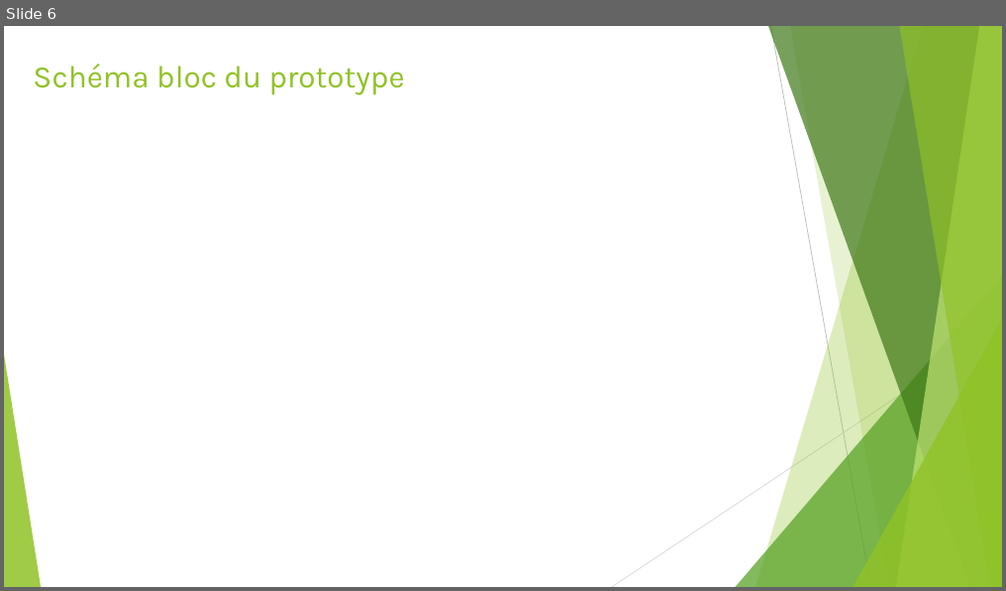
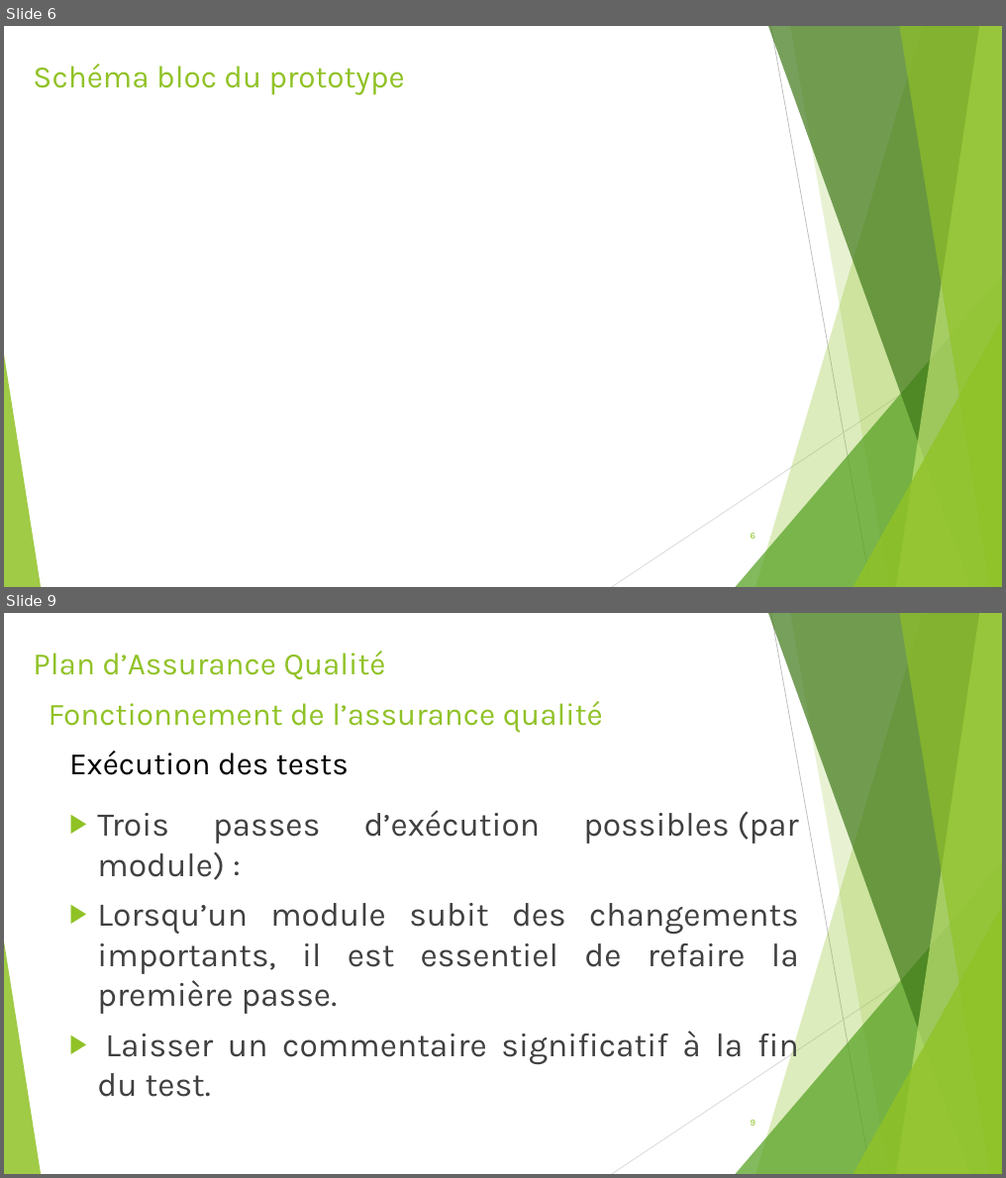
Before and after one commit to gab4321/ProjetS5, a slide deck: Gestion/S5_Revue1_2_Projet.pptx. Shown one above the other, each under a label of ours: slide 6 before the commit, slides 6 and 9 after it; the slides between them are not shown. The pictures are 1006x591 and 1006x1178 pixels, drawn with LibreOffice and Linux fonts; fonts in the diff are those of the drawing. Boxes give left, top, right and bottom in pixels: in the first picture for what was removed or moved away, otherwise in the second. Text is boxed around its words. In the diff, an @@ line names an element or a change of style, - is before the commit and + after.

```diff
--- a/Gestion/S5_Revue1_2_Projet.pptx
+++ b/Gestion/S5_Revue1_2_Projet.pptx
@@ slide 9 added at (x1=4, y1=613, x2=1002, y2=1174), background #FFFFFF; not listed: 10 template elements that a slide beside it also shows @@
@@ title added at (x1=33, y1=651, x2=386, y2=680), 30 pt, text #90C226 @@
+Plan d’Assurance Qualité
@@ text added at (x1=49, y1=701, x2=603, y2=733), 30 pt, text #90C226 @@
+Fonctionnement de l’assurance qualité
@@ text added at (x1=69, y1=751, x2=349, y2=775), 30 pt, text #000000 @@
+Exécution des tests
@@ text added at (x1=97, y1=810, x2=799, y2=1097), 32 pt, text #404040 @@
+▶ Trois passes d’exécution possibles (par module) :
+▶ Lorsqu’un module subit des changements importants, il est essentiel de refaire la première passe.
+▶ Laisser un commentaire significatif à la fin du test.
@@ page number added at (x1=750, y1=1120, x2=755, y2=1126), 9 pt, text #90C226 @@
+9
@@ slide 6 changed as well @@
@@ page number added at (x1=750, y1=533, x2=755, y2=539), 9 pt, text #90C226 @@
+6
```
Also in this commit, not shown: 11 other slides changed, 4 other slides added, 2 other files.
